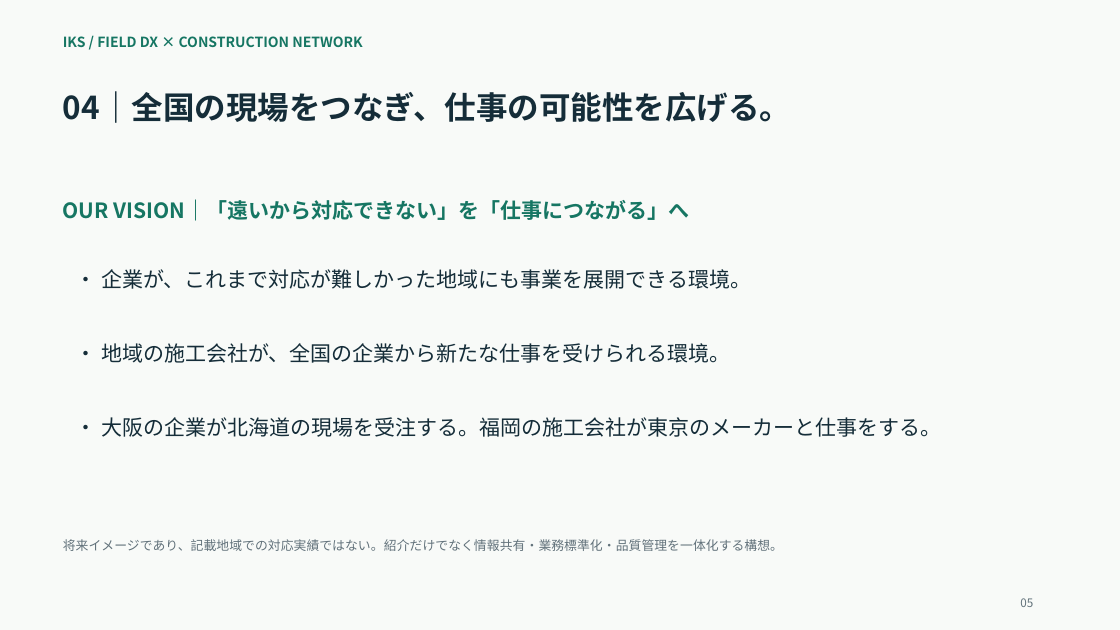
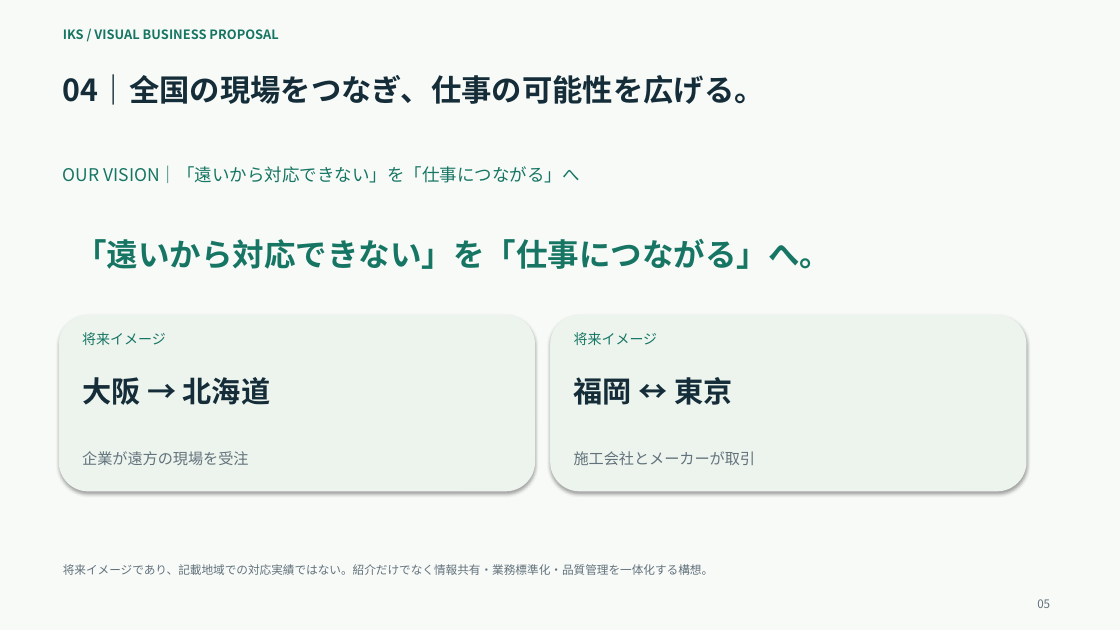
Before and after one commit to kametyosu/IKS-HP, a slide deck: slide 5 of proposal.pptx. Drawn at 1120x630 pixels with LibreOffice and Linux fonts; fonts in the diff are those of the drawing. Boxes give left, top, right and bottom in pixels: in the first picture for what was removed or moved away, otherwise in the second. Text is boxed around its words. In the diff, an @@ line names an element or a change of style, - is before the commit and + after.

```diff
--- a/proposal.pptx
+++ b/proposal.pptx
@@ text at [63,29,278,39]: text changed; size 12 to 11 pt @@
-IKS / FIELD DX × CONSTRUCTION NETWORK
+IKS / VISUAL BUSINESS PROPOSAL
@@ text "04｜全国の現場をつなぎ、仕事の可能性を広げる。": place and size @@
-text "04｜全国の現場をつなぎ、仕事の可能性を広げる。" at [63,91,792,123]
+text "04｜全国の現場をつなぎ、仕事の可能性を広げる。" at [63,74,765,105]
@@ text "04｜全国の現場をつなぎ、仕事の可能性を広げる。" at [63,74,765,105]: size 27 to 26 pt @@
@@ text "OUR VISION｜「遠いから対応できない」を「仕事につながる」へ": place and size @@
-text "OUR VISION｜「遠いから対応できない」を「仕事につながる」へ" at [63,199,690,221]
+text "OUR VISION｜「遠いから対応できない」を「仕事につながる」へ" at [63,165,579,183]
@@ text "OUR VISION｜「遠いから対応できない」を「仕事につながる」へ" at [63,165,579,183]: size 18 to 15 pt, bold off @@
@@ text at [75,239,831,269]: text changed; size 18 to 27 pt; text colour #152D39 to #167663; bold on @@
-• 企業が、これまで対応が難しかった地域にも事業を展開できる環境。
+「遠いから対応できない」を「仕事につながる」へ。
@@ rounded rectangle added at [59,315,535,492], fill #EDF4EE @@
@@ rounded rectangle added at [550,315,1027,492], fill #EDF4EE @@
@@ text at [82,332,166,345]: text changed; size 18 to 12 pt; text colour #152D39 to #167663 @@
-• 大阪の企業が北海道の現場を受注する。福岡の施工会社が東京のメーカーと仕事をする。
+将来イメージ
@@ text removed at [101,343,731,363] @@
-• 地域の施工会社が、全国の企業から新たな仕事を受けられる環境。
@@ text added at [574,332,658,345], 12 pt, text #167663 @@
+将来イメージ
@@ text added at [82,377,270,405], 25 pt, text #152D39, bold @@
+大阪 → 北海道
@@ text added at [574,377,732,405], 25 pt, text #152D39, bold @@
+福岡 ↔ 東京
@@ text added at [82,451,248,465], 13 pt, text #62727B @@
+企業が遠方の現場を受注
@@ text added at [574,451,756,465], 13 pt, text #62727B @@
+施工会社とメーカーが取引
@@ text "将来イメージであり、記載地域での対応実績ではない。紹介だけでなく情報共有・業務標準化・品質管理を一体化する構想。": place and size @@
-text "将来イメージであり、記載地域での対応実績ではない。紹介だけでなく情報共有・業務標準化・品質管理を一体化する構想。" at [63,539,783,551]
+text "将来イメージであり、記載地域での対応実績ではない。紹介だけでなく情報共有・業務標準化・品質管理を一体化する構想。" at [63,564,713,575]
@@ text "将来イメージであり、記載地域での対応実績ではない。紹介だけでなく情報共有・業務標準化・品質管理を一体化する構想。" at [63,564,713,575]: size 11 to 10 pt @@
@@ text "05": place and size @@
-text "05" at [1020,598,1033,607]
+text "05" at [1037,599,1050,608]
```
Also in this commit, not shown: 8 other slides changed, 1 slide added, 1 slide removed, 4 other files.
